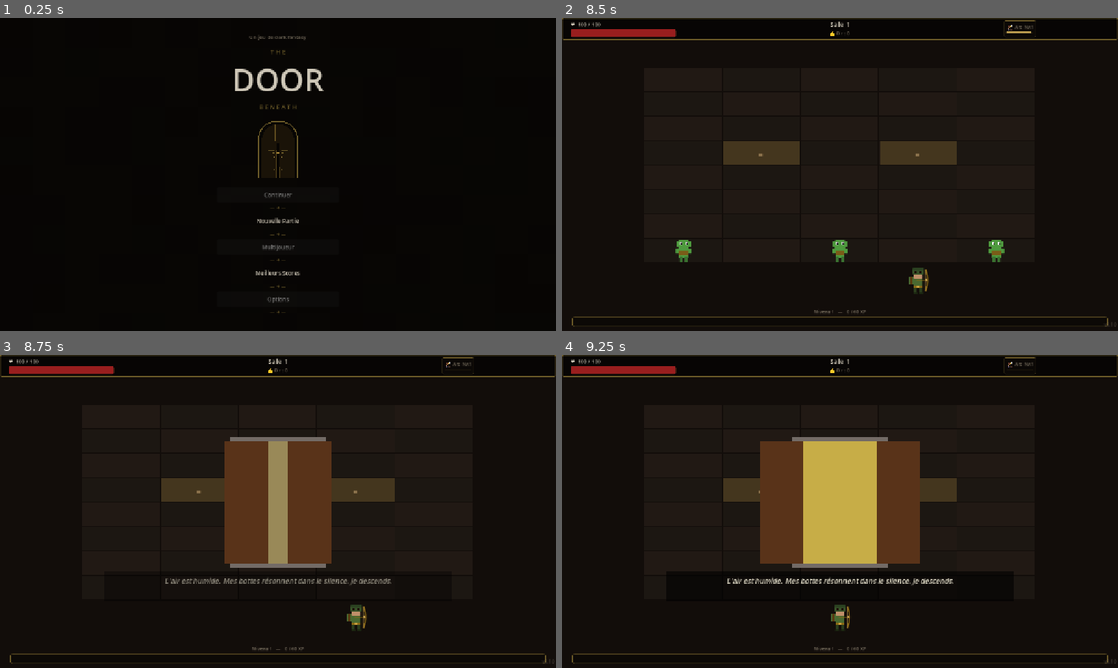
Above: before the commit, frames 1-4 (two rows, left to right).
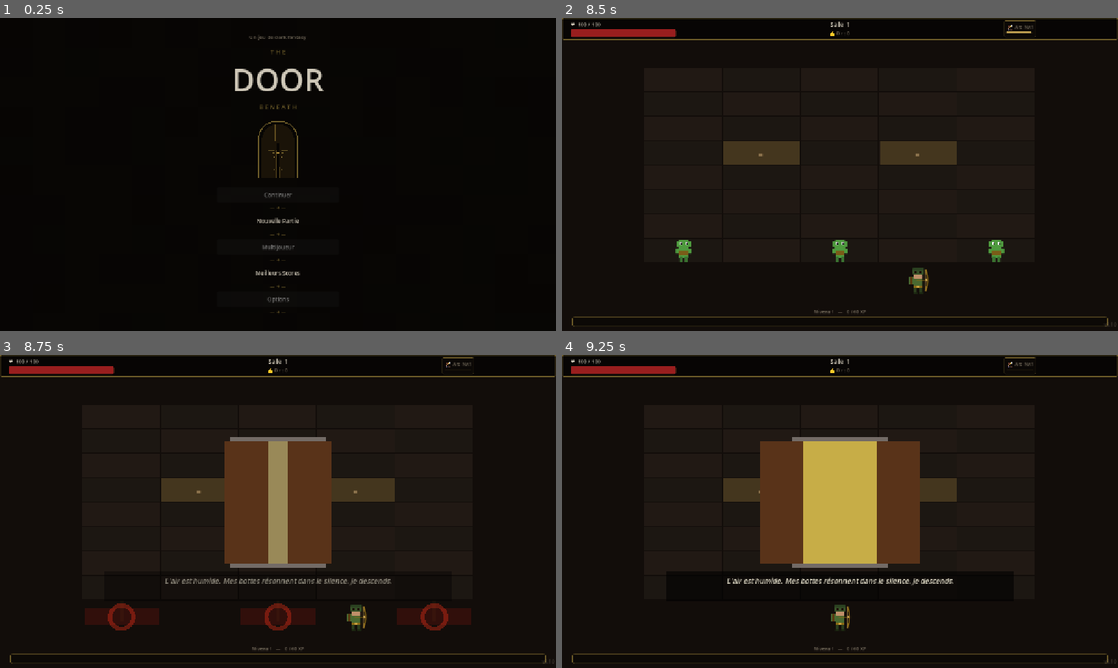
Above: after the commit, the same moments.

Repository: aerthur/game-the-door-beneath
Game: Godot game, scene res://scenes/title_screen.tscn
Same seed, same stepped clock (60 frames per second), same inputs: the game is played once before the commit and once after it.
Inputs (mouse positions are in pixels of both pictures, inside the frame that each line leads up to):
- Up to frame 1 (0.25 s): no input
- Up to frame 2 (8.5 s): click "Nouvelle Partie" at 0.5 s; tap Enter at 1.25, 4.25, 4.35, 7.25 s; move the mouse to (962, 158) at 1.27 s; hold Right (lane_right) 1.28-2 s; hold Space (next_room) 1.28-2 s; click (962, 158) at 1.42 s; drag from (728, 190) to (812, 237) at 2.02 s; move the mouse to (895, 105) at 2.77 s; hold Right (lane_right) 2.78-3.5 s; tap Alt at 2.85, 7.35 s; tap Space (next_room) at 3.5 s; drag from (812, 237) to (673, 127) at 3.52 s; move the mouse to (1006, 221) at 4.27 s; hold Left (lane_left) 4.28-5 s; drag from (673, 127) to (756, 96) at 5.02 s; move the mouse to (867, 174) at 5.77 s; hold Left (lane_left) 5.78-6.5 s; hold Space (next_room) 5.78-6.5 s; click (867, 174) at 5.92 s; drag from (756, 96) to (728, 190) at 6.52 s; move the mouse to (962, 158) at 7.27 s; hold Right (lane_right) 7.28-8 s; drag from (728, 190) to (812, 237) at 8.02 s
- Up to frame 3 (8.75 s): no input
- Up to frame 4 (9.25 s): move the mouse to (895, 442) at 8.77 s; hold Left (lane_left) from 8.78 s (still down); tap Enter at 8.85 s

Frames 1-2 are identical in both runs. In frame 3, 2.4% of the frame differs, in the area x 15-85%, y 79-88%; in frame 4, nothing differs.

Commit message:
feat: animation de dégâts quand un monstre escape (show_escape_hit)
Quand un monstre atteint le bas de la grille et inflige des dégâts :
- Trait coloré vertical (couleur palette du monstre) qui descend du bas
  de la grille vers la position du joueur, se dissipe en 0.2s
- Flash rouge sur la zone joueur dans la lane touchée (0.22s)
- Anneau rouge expansif centré sur le joueur (scale 1→3.8, 0.3s)
- Caméra shake léger (4 keyframes, ~0.18s)

L'animation est jouée sur toutes les lanes de hit_lanes (data-driven),
même sans joueur — visuel de zone pour les boss (3 lanes simultanées).
La couleur vient de def_snapshot["palette"]["main"].

Diff:
--- a/scripts/game.gd
+++ b/scripts/game.gd
@@ -268,9 +268,11 @@
 				var cur_hp       = m.hp
 				var def_snapshot = m._def_snapshot
 				board_state.clear_cell(r, l)
-				var dmg_cfg     : Dictionary = def_snapshot.get("escape_behavior", {}).get("damage_on_escape", {"lane_offsets": [0]})
-				var hit_lanes   : Array      = EscapeBehavior.get_hit_lanes(dmg_cfg.get("lane_offsets", [0]), l, BoardGeometry.GRID_COLUMNS)
+				var dmg_cfg   : Dictionary = def_snapshot.get("escape_behavior", {}).get("damage_on_escape", {"lane_offsets": [0]})
+				var hit_lanes : Array      = EscapeBehavior.get_hit_lanes(dmg_cfg.get("lane_offsets", [0]), l, BoardGeometry.GRID_COLUMNS)
+				var hit_color : Color      = def_snapshot.get("palette", {}).get("main", Color(0.8, 0.1, 0.1))
 				for tl in hit_lanes:
+					visuals.show_escape_hit(tl, hit_color)
 					if tl == player_ctrl.player_lane:
 						player_ctrl.hit(dmg)
 				m.queue_free()
--- a/scripts/game_visuals.gd
+++ b/scripts/game_visuals.gd
@@ -207,6 +207,61 @@
 		shake_tw.tween_property(cam, "offset", Vector2(-5, 3), 0.06)
 		shake_tw.tween_property(cam, "offset", Vector2(0, 0), 0.05)
 
+# ── Animation de dégâts d'évasion ───────────────────────────────
+# Appelée pour chaque lane touchée quand un monstre atteint le bas de sa file.
+# hit_color : couleur palette du monstre (palette["main"]).
+# Fire-and-forget : pas d'await, les tweens tournent en arrière-plan.
+func show_escape_hit(lane: int, hit_color: Color):
+	var lane_cx     := float(BoardGeometry.GRID_ORIGIN_X + lane * BoardGeometry.CELL_WIDTH + BoardGeometry.CELL_WIDTH / 2)
+	var grid_bottom := float(BoardGeometry.GRID_ORIGIN_Y + BoardGeometry.GRID_ROWS * BoardGeometry.CELL_HEIGHT)
+	var player_y    := float(BoardGeometry.PLAYER_Y)
+
+	# Trait coloré vertical (couleur monstre → rouge en bas)
+	var beam := Line2D.new()
+	beam.add_point(Vector2(lane_cx, grid_bottom))
+	beam.add_point(Vector2(lane_cx, player_y + 10.0))
+	beam.width = 7.0
+	beam.default_color = hit_color.lerp(Color(1.0, 0.15, 0.10), 0.35)
+	beam.default_color.a = 0.88
+	bg.add_child(beam)
+	var tw_beam := create_tween()
+	tw_beam.tween_property(beam, "modulate:a", 0.0, 0.20)
+	tw_beam.tween_callback(beam.queue_free)
+
+	# Flash rouge sur la zone joueur dans cette lane
+	var flash := ColorRect.new()
+	flash.size     = Vector2(BoardGeometry.CELL_WIDTH - 8, 40)
+	flash.position = Vector2(BoardGeometry.GRID_ORIGIN_X + lane * BoardGeometry.CELL_WIDTH + 4, player_y - 22.0)
+	flash.color    = Color(1.0, 0.12, 0.08, 0.80)
+	bg.add_child(flash)
+	var tw_flash := create_tween()
+	tw_flash.tween_property(flash, "modulate:a", 0.0, 0.22)
+	tw_flash.tween_callback(flash.queue_free)
+
+	# Anneau rouge expansif centré sur la position joueur
+	var ring := Line2D.new()
+	ring.width         = 3.5
+	ring.default_color = Color(1.0, 0.20, 0.10, 0.88)
+	var pts := 18
+	for i in pts + 1:
+		var angle := (float(i) / pts) * TAU
+		ring.add_point(Vector2(cos(angle), sin(angle)) * 10.0)
+	ring.position = Vector2(lane_cx, player_y)
+	bg.add_child(ring)
+	var tw_ring := create_tween()
+	tw_ring.tween_property(ring, "scale",     Vector2(3.8, 3.8), 0.30)
+	tw_ring.parallel().tween_property(ring, "modulate:a", 0.0,   0.30)
+	tw_ring.tween_callback(ring.queue_free)
+
+	# Caméra shake léger
+	var cam := get_viewport().get_camera_2d()
+	if cam:
+		var shake := create_tween()
+		shake.tween_property(cam, "offset", Vector2( 5.0,  3.0), 0.05)
+		shake.tween_property(cam, "offset", Vector2(-5.0, -2.0), 0.05)
+		shake.tween_property(cam, "offset", Vector2( 3.0, -1.0), 0.04)
+		shake.tween_property(cam, "offset", Vector2( 0.0,  0.0), 0.04)
+
 # ── Float d'or ───────────────────────────────────────────────────
 func show_gold_float(pos: Vector2, amount: int):
 	var lbl = Label.new()
